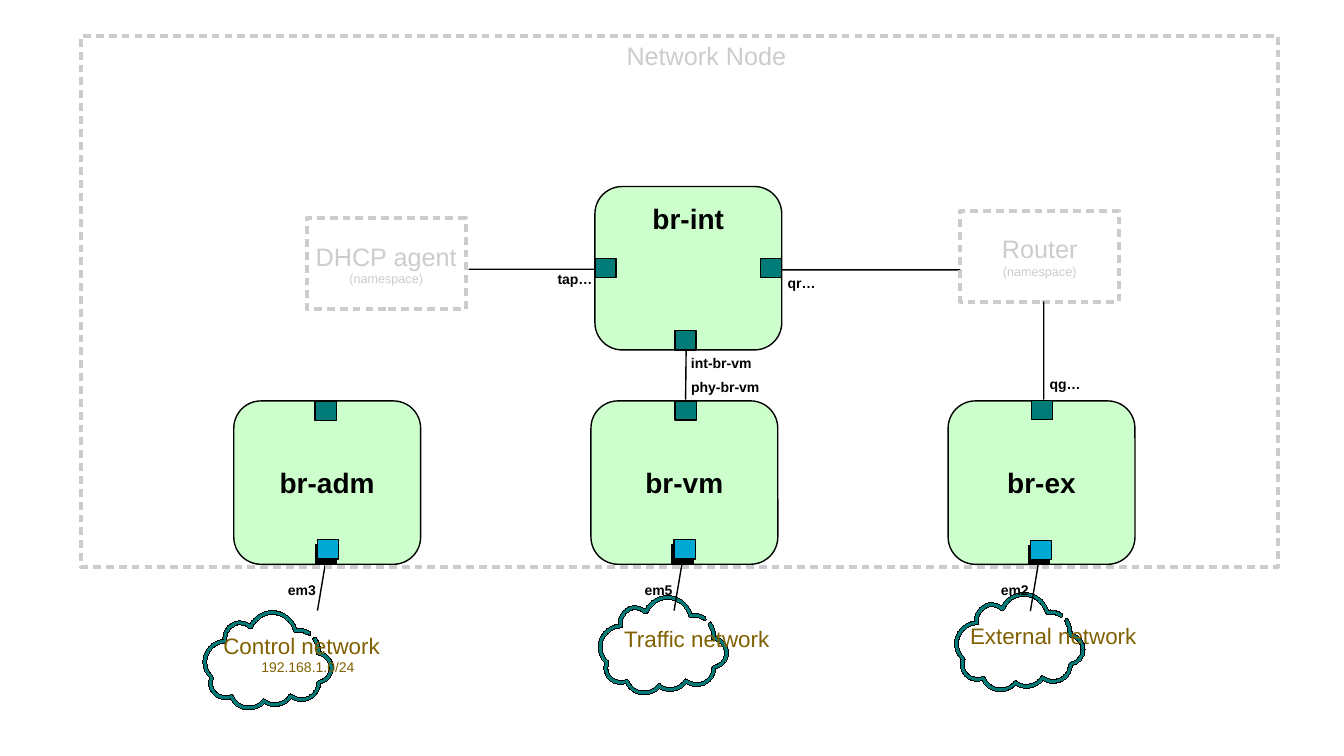
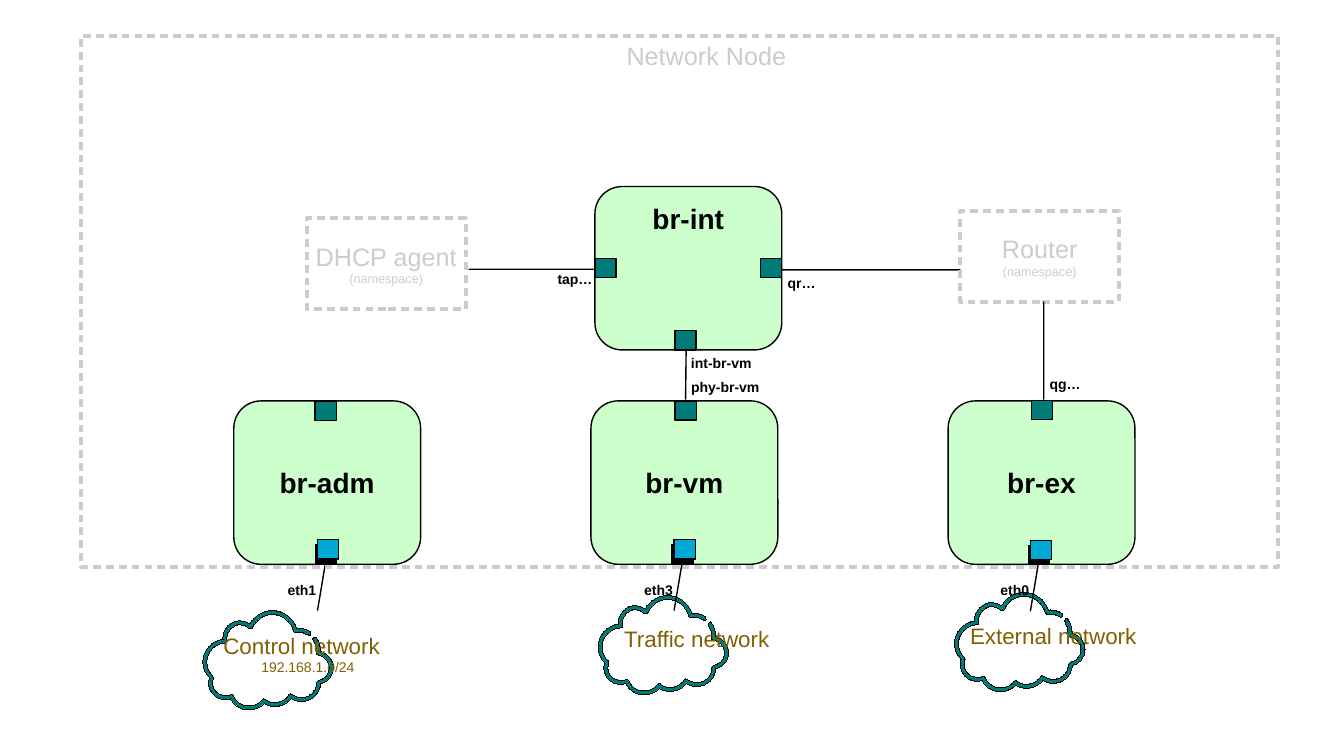
Before and after one commit to Orange-OpenSource/opnfv, a slide deck: slide 2 of docs/Bridge topology.odp. Drawn at 1344x756 pixels with LibreOffice and Linux fonts; fonts in the diff are those of the drawing; background and template pictures are left out. Boxes give left, top, right and bottom in pixels: in the first picture for what was removed or moved away, otherwise in the second. Text is boxed around its words. In the diff, an @@ line names an element or a change of style, - is before the commit and + after.

```diff
--- a/docs/Bridge topology.odp
+++ b/docs/Bridge topology.odp
@@ text at (288, 585, 317, 595): text changed @@
-em3
+eth1
@@ text at (644, 584, 673, 599): text changed @@
-em5
+eth3
@@ text at (1000, 584, 1029, 599): text changed @@
-em2
+eth0
```
Also in this commit, not shown: 1 other slide changed, 1 slide added, 3 other files.
